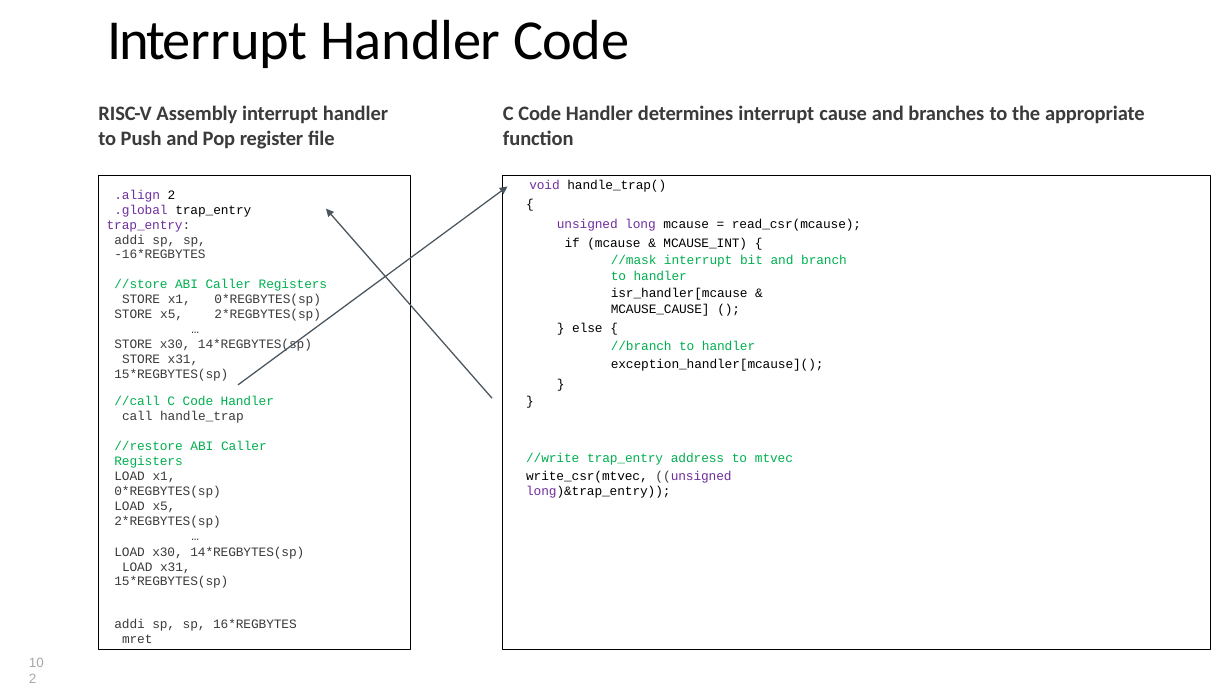
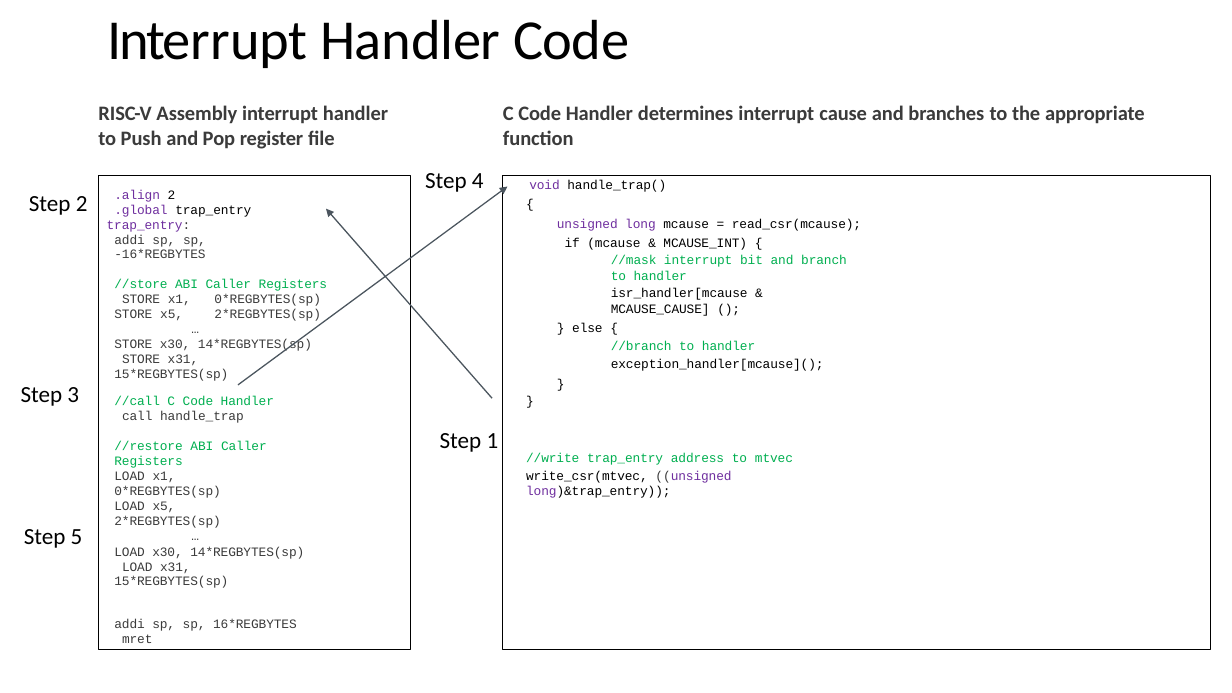
Before and after one commit to PG-DESD/CDAC_Sharing_Data, a slide deck: slide 102 of Microprocessor/TheoryLectures/RISC-V_Theory.pptx. Drawn at 1232x693 pixels with LibreOffice and Linux fonts; fonts in the diff are those of the drawing. Boxes give left, top, right and bottom in pixels: in the first picture for what was removed or moved away, otherwise in the second. Text is boxed around its words. In the diff, an @@ line names an element or a change of style, - is before the commit and + after.

```diff
--- a/Microprocessor/TheoryLectures/RISC-V_Theory.pptx
+++ b/Microprocessor/TheoryLectures/RISC-V_Theory.pptx
@@ text added at [425,173,484,192], 18 pt, text #000000 @@
+Step 4
@@ text added at [29,196,88,215], 18 pt, text #000000 @@
+Step 2
@@ text added at [21,387,79,406], 18 pt, text #000000 @@
+Step 3
@@ text added at [440,433,499,452], 18 pt, text #000000 @@
+Step 1
@@ text added at [24,529,83,548], 18 pt, text #000000 @@
+Step 5
@@ page number removed at [25,661,48,678] @@
-102
```
Also in this commit, not shown: 1 other file.
